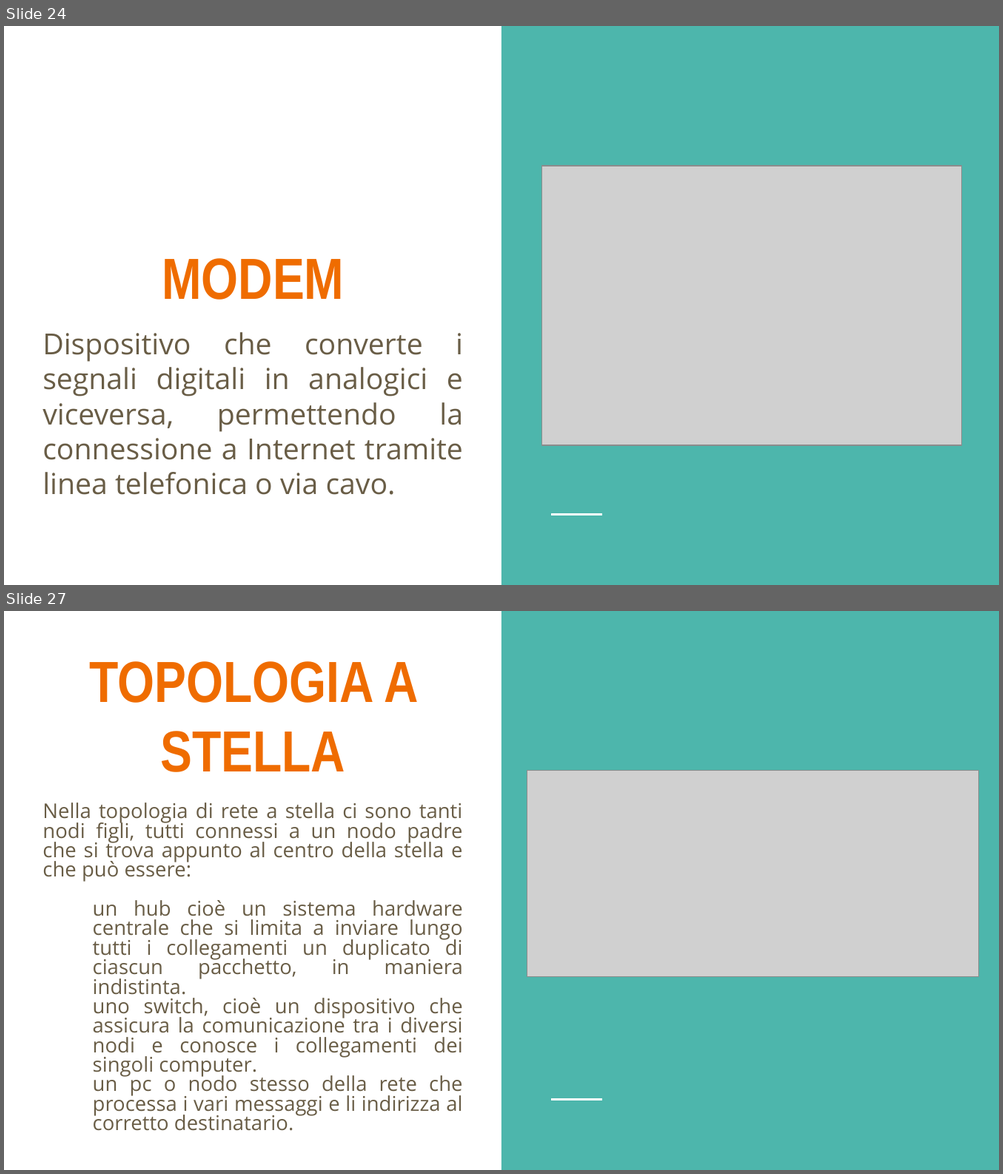
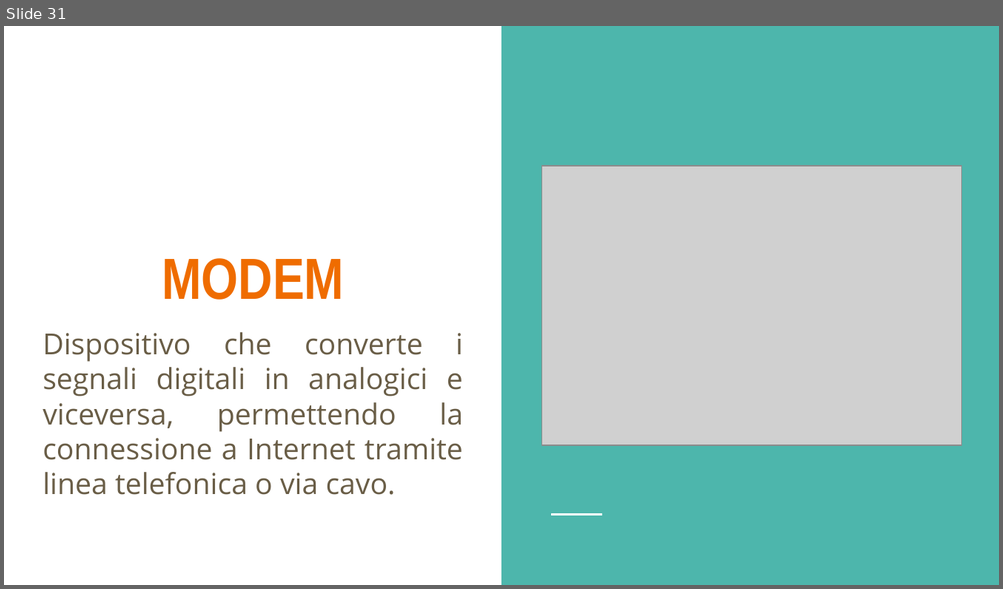
Before and after one commit to LeleCazza/LeleCazza.github.io, a slide deck: reti_informatiche/materiale/lezione_1_reti_introduzione.pptx. Shown one above the other, each under a label of ours: slides 24 and 27 before the commit, slide 31 after it; the slides between them are not shown. The pictures are 1003x1174 and 1003x589 pixels, drawn with LibreOffice and Linux fonts; fonts in the diff are those of the drawing; grey boxes stand for pictures. Boxes give left, top, right and bottom in pixels: in the first picture for what was removed or moved away, otherwise in the second. Text is boxed around its words. In the diff, an @@ line names an element or a change of style, - is before the commit and + after.

```diff
--- a/reti_informatiche/materiale/lezione_1_reti_introduzione.pptx
+++ b/reti_informatiche/materiale/lezione_1_reti_introduzione.pptx
@@ slide 27 removed at (4, 611, 999, 1170), background #FFFFFF; not listed: 2 template elements that a slide beside it also shows @@
@@ title removed at (89, 661, 418, 772) @@
-TOPOLOGIA A STELLA
@@ picture removed at (527, 770, 979, 977) @@
@@ subtitle removed at (42, 803, 463, 1131) @@
-Nella topologia di rete a stella ci sono tanti nodi figli, tutti connessi a un nodo padre che si trova appunto al centro della stella e che può essere:
-● un hub cioè un sistema hardware centrale che si limita a inviare lungo tutti i collegamenti un duplicato di ciascun pacchetto, in maniera indistinta.
-● uno switch, cioè un dispositivo che assicura la comunicazione tra i diversi nodi e conosce i collegamenti dei singoli computer.
-● un pc o nodo stesso della rete che processa i vari messaggi e li indirizza al corretto destinatario.
@@ what was slide 24 is now slide 31 @@
```
Also in this commit, not shown: 2 slides changed, 15 slides added, 2 other slides removed, 1 other file.
